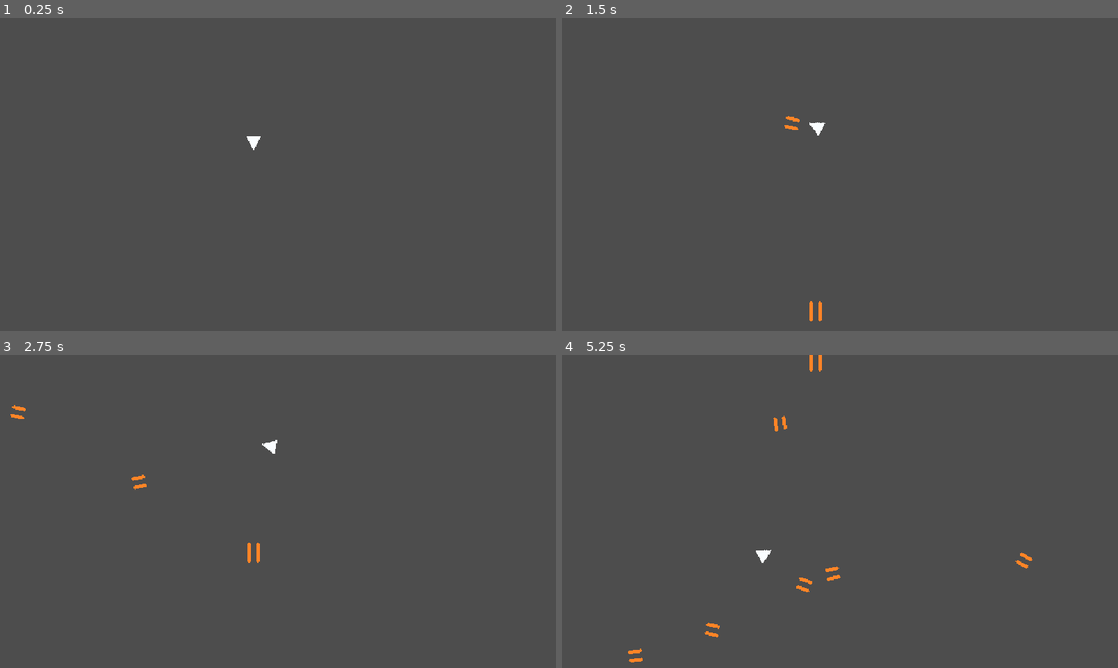
Above: before the commit, frames 1-4 (two rows, left to right).
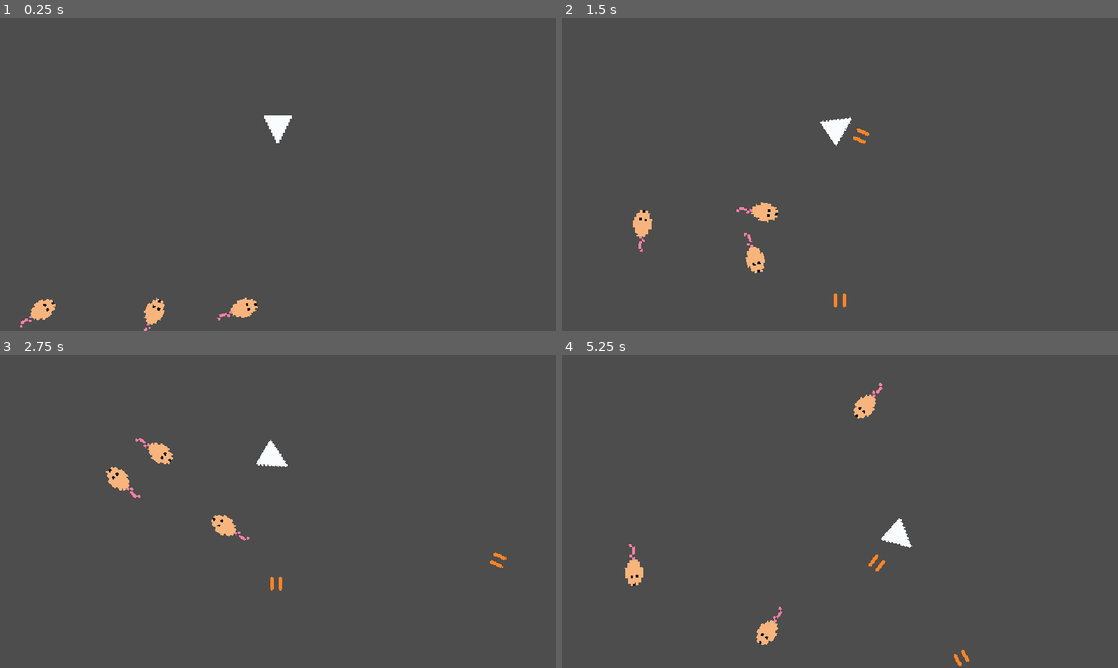
Above: after the commit, the same moments.

Repository: problem-18-dev/cheese-chasers
Game: Godot game, scene res://scenes/main.tscn
The game is run twice, just before and just after one commit, with the same random seed, the same clock (stepped at 60 frames per second) and the same inputs. Before the commit the project has no main scene; this scene is started directly in both runs.
Inputs:
- Up to frame 1 (0.25 s): no input
- Up to frame 2 (1.5 s): tap Enter at 0.5 s; hold D (turn_right) 0.53-1.28 s; hold Space (shoot) 0.53-1.28 s; hold A (turn_left) from 1.28 s (still down); tap Space (shoot) at 1.35 s
- Up to frame 3 (2.75 s): release A (turn_left) at 2.03 s; hold D (turn_right) from 2.03 s (still down); hold Space (shoot) from 2.03 s (still down)
- Up to frame 4 (5.25 s): release D (turn_right) at 2.78 s; release Space (shoot) at 2.78 s; hold Up (move_forward) 2.78-3.53 s; tap Space (shoot) at 2.85, 4.35 s; hold Space (shoot) 3.53-4.28 s; hold A (turn_left) from 3.53 s (still down); hold Space (shoot) from 5.03 s (still down)

The runs differ from the first frame. In frame 1, 1.0% of the frame differs, in the area x 3-53%, y 31-100%; in frame 2, 1.2%; in frame 3, 1.2%; in frame 4, 1.5%, in the area x 11-85%, y 0-100%.

Commit message:
feat: mice spawning

Diff:
--- a/project.godot
+++ b/project.godot
@@ -12,6 +12,7 @@
 
 config/name="Cheese Chasers"
 config/version="1.0"
+run/main_scene="uid://cbe6uahctmh8q"
 config/features=PackedStringArray("4.6", "GL Compatibility")
 config/icon="res://icon.svg"
 
@@ -61,6 +62,8 @@
 
 3d/physics_engine="Jolt Physics"
 2d/default_gravity=0.0
+2d/default_linear_damp=0.0
+2d/default_angular_damp=0.0
 
 [rendering]
 
--- /dev/null
+++ b/scenes/base_level/base_level.gd
@@ -0,0 +1,27 @@
+extends Node
+
+
+@onready var _mouse_scene: PackedScene = load("res://scenes/mouse/mouse.tscn")
+@onready var _spawn_marker: PathFollow2D = $SpawnPath/SpawnLocation
+@onready var _mice: Node = $Mice
+
+
+func _ready() -> void:
+	_spawn_mice(3)
+
+
+func _spawn_mice(amount: int) -> void:
+	for i in amount:
+		var mouse := _mouse_scene.instantiate()
+		_spawn_marker.progress_ratio = randf()
+		var direction := _spawn_marker.rotation + PI / 2
+		direction += randf_range(-PI / 4, PI / 4)
+		mouse.start(_spawn_marker.position, direction, 3)
+		mouse.hit.connect(_on_mouse_hit)
+		_mice.add_child(mouse)
+
+
+func _on_mouse_hit(hit_position: Vector2, scale: int) -> void:
+	# Create two smaller mice
+	for i in scale - 1:
+		pass
--- /dev/null
+++ b/scenes/base_level/base_level.tscn
@@ -0,0 +1,24 @@
+[gd_scene format=3 uid="uid://d355e3q6xiox"]
+
+[ext_resource type="PackedScene" uid="uid://chvovwj01dkn5" path="res://scenes/player/player.tscn" id="1_8hega"]
+[ext_resource type="Script" uid="uid://dcascajx5fmg0" path="res://scenes/base_level/base_level.gd" id="1_k2up0"]
+
+[sub_resource type="Curve2D" id="Curve2D_k2up0"]
+_data = {
+"points": PackedVector2Array(0, 0, 0, 0, 0, 0, 0, 0, 0, 0, 640, 0, 0, 0, 0, 0, 640, 360, 0, 0, 0, 0, 0, 360, 0, 0, 0, 0, 0, 0)
+}
+point_count = 5
+
+[node name="BaseLevel" type="Node" unique_id=539995243]
+script = ExtResource("1_k2up0")
+
+[node name="SpawnPath" type="Path2D" parent="." unique_id=521085597]
+curve = SubResource("Curve2D_k2up0")
+
+[node name="SpawnLocation" type="PathFollow2D" parent="SpawnPath" unique_id=1744936178]
+
+[node name="Mice" type="Node" parent="." unique_id=971192592]
+
+[node name="Player" parent="." unique_id=1918345498 instance=ExtResource("1_8hega")]
+position = Vector2(320, 128)
+lock_rotation = true
--- a/scenes/floater/floater.gd
+++ b/scenes/floater/floater.gd
@@ -2,11 +2,13 @@
 extends RigidBody2D
 
 
-func _integrate_forces(_state: PhysicsDirectBodyState2D) -> void:
-	_wrap_position()
+var _screen_size: Vector2
 
 
-func _wrap_position() -> void:
-	var screen_size := get_viewport_rect().size
-	position.x = wrapf(position.x, 0, screen_size.x)
-	position.y = wrapf(position.y, 0, screen_size.y)
+func _ready() -> void:
+	_screen_size = get_viewport_rect().size
+
+
+func _integrate_forces(_state: PhysicsDirectBodyState2D) -> void:
+	position.x = wrapf(position.x, 0, _screen_size.x)
+	position.y = wrapf(position.y, 0, _screen_size.y)
--- a/scenes/floater/floater.tscn
+++ b/scenes/floater/floater.tscn
@@ -1,10 +1,10 @@
-[gd_scene format=3 uid="uid://dmk75r41xesgm"]
+[gd_scene format=3 uid="uid://dejegekgg70cr"]
 
-[ext_resource type="Script" uid="uid://cjqtaltuhiqsk" path="res://scenes/floater/floater.gd" id="1_snpk7"]
+[ext_resource type="Script" uid="uid://cn7v805cw2s2i" path="res://scenes/floater/floater.gd" id="1_snpk7"]
 
-[node name="Floater" type="RigidBody2D" unique_id=2075315652]
+[node name="Floater" type="RigidBody2D" unique_id=143555453]
 script = ExtResource("1_snpk7")
 
-[node name="CollisionShape2D" type="CollisionShape2D" parent="." unique_id=1315043082]
+[node name="CollisionShape2D" type="CollisionShape2D" parent="." unique_id=1915036605]
 
-[node name="Sprite2D" type="Sprite2D" parent="." unique_id=2034473013]
+[node name="Sprite2D" type="Sprite2D" parent="." unique_id=207237131]
--- a/scenes/main.tscn
+++ b/scenes/main.tscn
@@ -1,8 +1,9 @@
 [gd_scene format=3 uid="uid://cbe6uahctmh8q"]
 
-[ext_resource type="PackedScene" uid="uid://chvovwj01dkn5" path="res://scenes/player/player.tscn" id="1_o5qli"]
+[ext_resource type="PackedScene" uid="uid://d355e3q6xiox" path="res://scenes/base_level/base_level.tscn" id="1_o5qli"]
 
 [node name="Main" type="Node" unique_id=109043519]
 
-[node name="Player" parent="." unique_id=1918345498 instance=ExtResource("1_o5qli")]
-position = Vector2(292, 144)
+[node name="Scene" type="Node" parent="." unique_id=1681916975]
+
+[node name="BaseLevel" parent="Scene" unique_id=539995243 instance=ExtResource("1_o5qli")]
--- /dev/null
+++ b/scenes/mouse/mouse.gd
@@ -0,0 +1,46 @@
+extends Floater
+
+
+signal hit(position: Vector2, scale: int)
+
+@export_category("Movement")
+@export var min_speed := 50.0
+@export var max_speed := 150.0
+
+@export_category("Rotation")
+@export var min_rotation := PI / 2
+@export var max_rotation := TAU
+
+var _scale: int
+
+@onready var collision_shape_2d: CollisionShape2D = $CollisionShape2D
+@onready var sprite_2d: Sprite2D = $Sprite2D
+
+
+func start(start_position: Vector2, start_direction: float, start_scale: int) -> void:
+	_change_size(start_scale)
+	position = start_position
+	var speed := Vector2(randf_range(min_speed, max_speed), 0)
+	linear_velocity = speed.rotated(start_direction)
+	angular_velocity = randf_range(min_rotation, max_rotation)
+
+
+func take_damage() -> void:
+	if _scale <= 1:
+		queue_free()
+
+	hit.emit(position, _scale)
+
+func _change_size(start_scale: int) -> void:
+	assert(start_scale > 0, "Starting scale for mouse is invalid.")
+	# Create new shape
+	var old_shape: Vector2 = $CollisionShape2D.shape.size
+	var new_shape := RectangleShape2D.new()
+	new_shape.size = Vector2(old_shape.x * start_scale, old_shape.y * start_scale)
+	$CollisionShape2D.shape = new_shape
+
+	# Scale texture
+	$Sprite2D.apply_scale(Vector2(start_scale, start_scale))
+
+	# Keep current scale
+	_scale = start_scale
--- /dev/null
+++ b/scenes/mouse/mouse.tscn
@@ -0,0 +1,20 @@
+[gd_scene format=3 uid="uid://22uxqujkorfl"]
+
+[ext_resource type="Texture2D" uid="uid://dd8gj36fjjl3h" path="res://assets/sprites/mouse.png" id="1_61wxo"]
+[ext_resource type="Script" uid="uid://cx4bx2glg0tfn" path="res://scenes/mouse/mouse.gd" id="1_lrwgp"]
+
+[sub_resource type="RectangleShape2D" id="RectangleShape2D_lrwgp"]
+size = Vector2(7.5, 12)
+
+[node name="Mouse" type="RigidBody2D" unique_id=1683578551 groups=["mice"]]
+collision_layer = 2
+script = ExtResource("1_lrwgp")
+metadata/_edit_group_ = true
+
+[node name="CollisionShape2D" type="CollisionShape2D" parent="." unique_id=1383736863]
+position = Vector2(0, -2)
+shape = SubResource("RectangleShape2D_lrwgp")
+
+[node name="Sprite2D" type="Sprite2D" parent="." unique_id=1773987172]
+position = Vector2(0.5, 0)
+texture = ExtResource("1_61wxo")
--- a/scenes/player/player.gd
+++ b/scenes/player/player.gd
@@ -5,13 +5,18 @@
 
 @export_category("Speeds")
 @export var acceleration_force := 120.0
-@export var turn_force := 200.0
+@export var turn_force := 7.5
 
 @export_category("Effects")
-@export var shoot_recoil := 10.0
+@export var shoot_recoil := 5.0
 
 @export_category("Projectile")
 @export var projectile_scene: PackedScene
+@export var shoot_cooldown := 0.15
+
+var _can_shoot := true
+
+@onready var cooldown_timer: Timer = $CooldownTimer
 
 
 func _physics_process(delta: float) -> void:
@@ -20,11 +25,11 @@
 		apply_force(force * delta)
 
 	var turn_direction := Input.get_axis("turn_left", "turn_right")
-	apply_torque(turn_direction * turn_force * FORCE_MULTIPLIER * delta)
+	rotate(turn_direction * turn_force  * delta)
 
 
 func _unhandled_key_input(event: InputEvent) -> void:
-	if event.is_action_pressed("shoot"):
+	if event.is_action_pressed("shoot") and _can_shoot:
 		_shoot()
 
 
@@ -38,3 +43,11 @@
 
 	# Apply firing recoil
 	apply_impulse(shoot_recoil * Vector2.UP.rotated(rotation))
+
+	# Start cooldown
+	_can_shoot = false
+	cooldown_timer.start(shoot_cooldown)
+
+
+func _on_cooldown_timer_timeout() -> void:
+	_can_shoot = true
--- a/scenes/player/player.tscn
+++ b/scenes/player/player.tscn
@@ -9,8 +9,8 @@
 height = 16.0
 
 [node name="Player" type="RigidBody2D" unique_id=1918345498]
-collision_mask = 0
-angular_damp = 1.0
+collision_mask = 2
+linear_damp = 1.0
 script = ExtResource("1_dovo2")
 projectile_scene = ExtResource("2_gmlin")
 metadata/_edit_group_ = true
@@ -21,6 +21,7 @@
 
 [node name="Sprite2D" type="Sprite2D" parent="." unique_id=593822152]
 texture_filter = 1
+scale = Vector2(2, 2)
 texture = ExtResource("1_8afob")
 
 [node name="LeftGunMarker2D" type="Marker2D" parent="." unique_id=1870435177]
@@ -28,3 +29,9 @@
 
 [node name="RightGunMarker2D" type="Marker2D" parent="." unique_id=284118922]
 position = Vector2(5, 0)
+
+[node name="CooldownTimer" type="Timer" parent="." unique_id=1709801836]
+wait_time = 0.2
+one_shot = true
+
+[connection signal="timeout" from="CooldownTimer" to="." method="_on_cooldown_timer_timeout"]
--- a/scenes/projectile/projectile.gd
+++ b/scenes/projectile/projectile.gd
@@ -5,16 +5,8 @@
 @export_category("Properties")
 @export var speed := 200.0
 
-var _screen_size: Vector2
-
-
-func _ready() -> void:
-	_screen_size = get_viewport_rect().size
-
 
 func _physics_process(delta: float) -> void:
-	position.x = wrapf(position.x, 0, _screen_size.x)
-	position.y = wrapf(position.y, 0, _screen_size.y)
 	position += Vector2.DOWN.rotated(rotation) * speed * delta
 
 
@@ -25,10 +17,14 @@
 
 func _on_body_entered(body: Node2D) -> void:
 	if body.is_in_group("mice"):
-		body.hit()
+		body.take_damage()
 
 	queue_free()
 
 
 func _on_destroy_timer_timeout() -> void:
 	queue_free()
+
+
+func _on_visible_on_screen_notifier_2d_screen_exited() -> void:
+	queue_free()
--- a/scenes/projectile/projectile.tscn
+++ b/scenes/projectile/projectile.tscn
@@ -16,5 +16,8 @@
 one_shot = true
 autostart = true
 
+[node name="VisibleOnScreenNotifier2D" type="VisibleOnScreenNotifier2D" parent="." unique_id=1790842771]
+
 [connection signal="body_entered" from="." to="." method="_on_body_entered"]
 [connection signal="timeout" from="DestroyTimer" to="." method="_on_destroy_timer_timeout"]
+[connection signal="screen_exited" from="VisibleOnScreenNotifier2D" to="." method="_on_visible_on_screen_notifier_2d_screen_exited"]
Binary file added: assets/sprites/mouse.png
Not shown, added: assets/sprites/mouse.png.import
Not shown, added: scenes/base_level/base_level.gd.uid
Not shown, changed: scenes/floater/floater.gd.uid
Not shown, added: scenes/mouse/mouse.gd.uid
